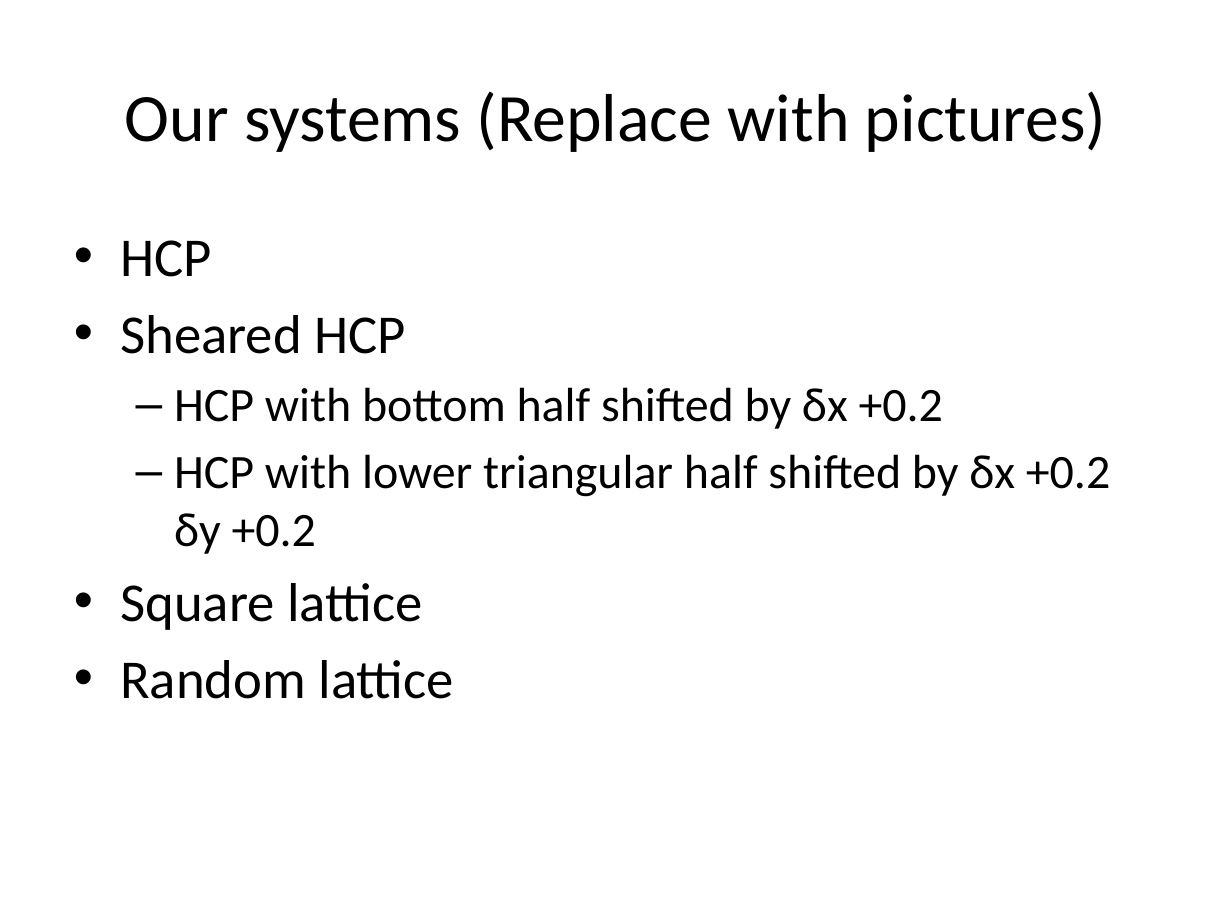
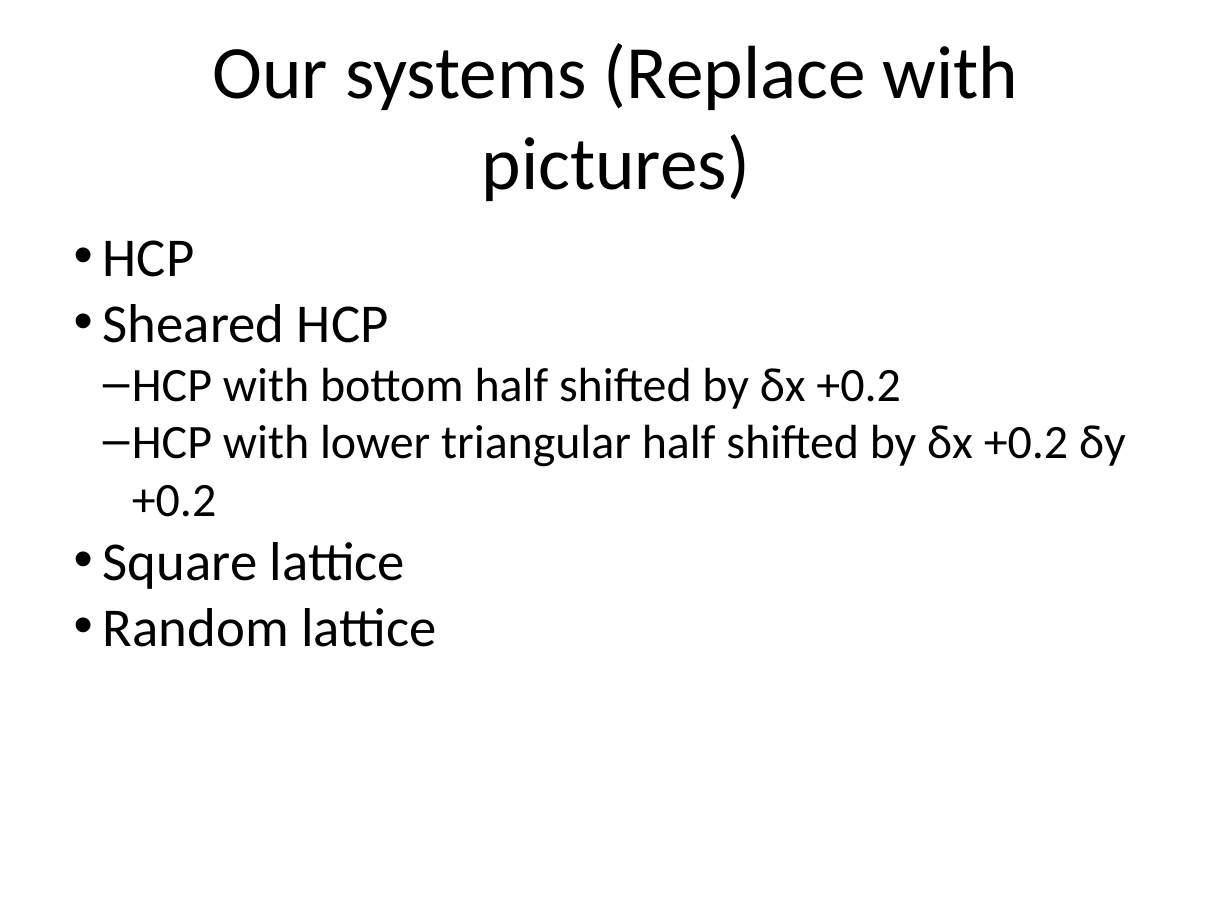
Before and after one commit to zestrada/atomicscalesimulationgroup2, a slide deck: slide 5 of Presentation/FinalPresentation.pptx. Drawn at 1232x924 pixels with LibreOffice and Linux fonts; fonts in the diff are those of the drawing. Boxes give left, top, right and bottom in pixels: in the first picture for what was removed or moved away, otherwise in the second. Text is boxed around its words. In the diff, an @@ line names an element or a change of style, - is before the commit and + after.

```diff
--- a/Presentation/FinalPresentation.pptx
+++ b/Presentation/FinalPresentation.pptx
@@ text "Our systems (Replace with pictures)" at bbox=[213, 43, 1019, 201]: size 39.6 to 44 pt @@
@@ text "HCP" at bbox=[103, 240, 1126, 647]: indent changed; less space between paragraphs @@
```
Also in this commit, not shown: 10 other slides changed, 6 other files.
